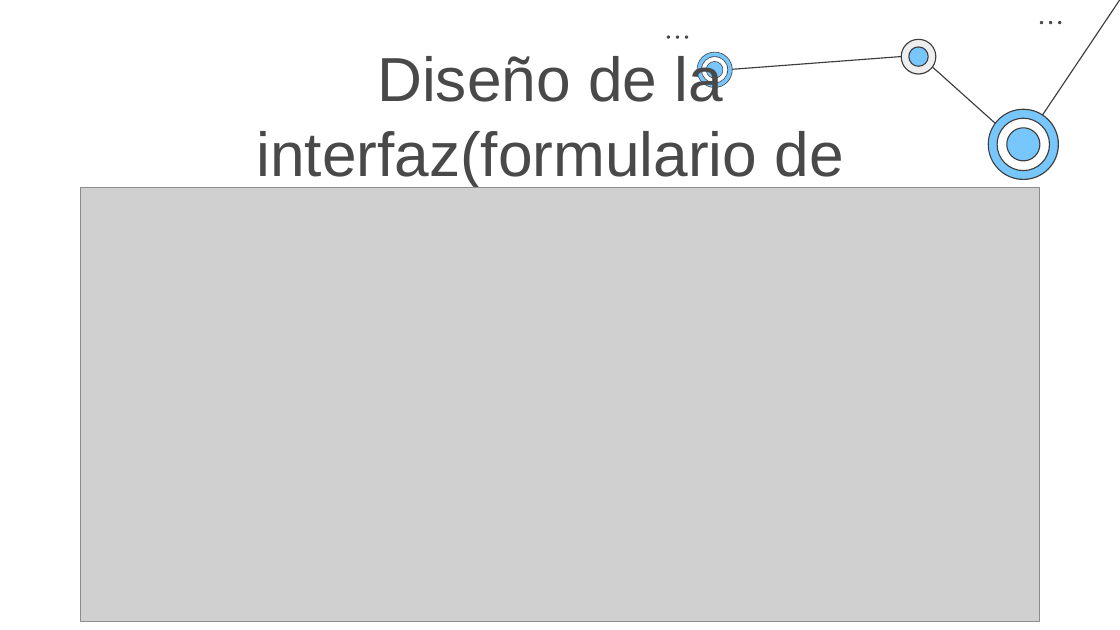
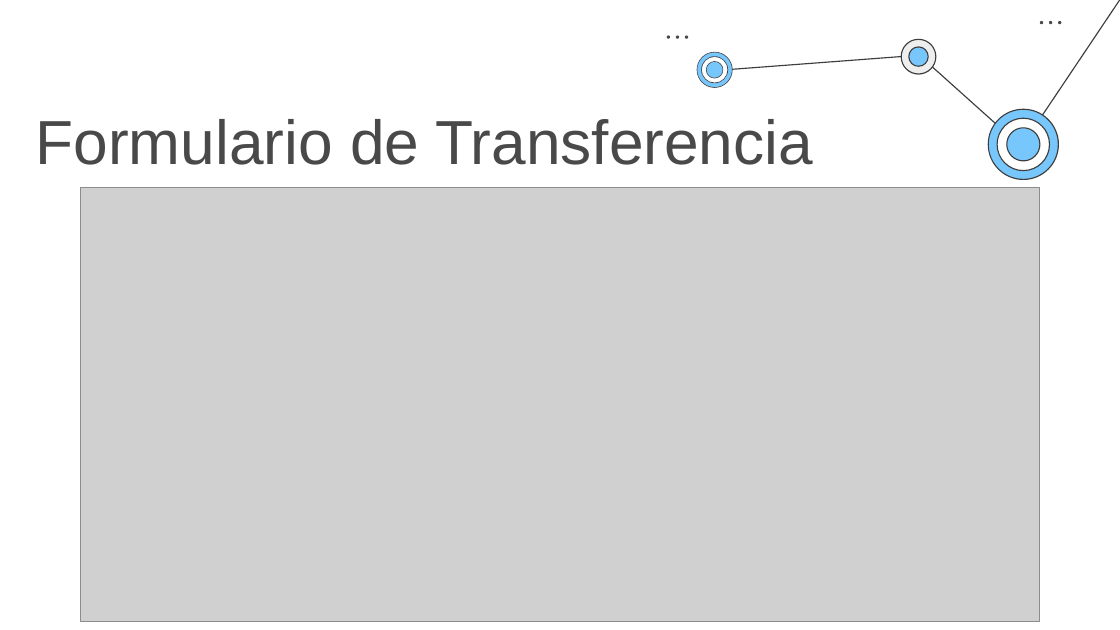
Before and after one commit to elias-gill-UNA/Compartido, a slide deck: slide 9 of parcial2/PresentacionSegundoParcial.pptx (slide 10 before the commit). Drawn at 1120x630 pixels with LibreOffice and Linux fonts; fonts in the diff are those of the drawing; grey boxes stand for pictures. Boxes give left, top, right and bottom in pixels: in the first picture for what was removed or moved away, otherwise in the second. Text is boxed around its words. In the diff, an @@ line names an element or a change of style, - is before the commit and + after.

```diff
--- a/parcial2/PresentacionSegundoParcial.pptx
+++ b/parcial2/PresentacionSegundoParcial.pptx
@@ text at <box>36,119,813,165</box>: text changed @@
-Diseño de la interfaz(formulario de transferencia)
+Formulario de Transferencia
```
Also in this commit, not shown: 14 other slides changed, 2 slides added, 2 slides removed, 12 other files.
